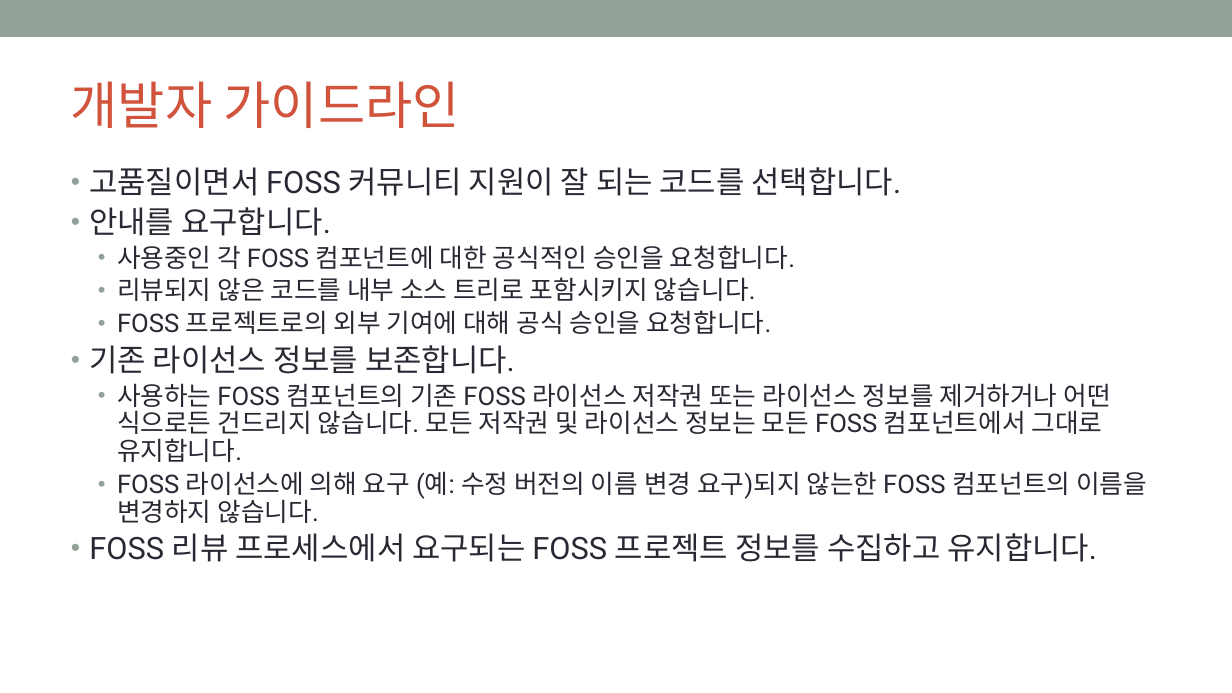
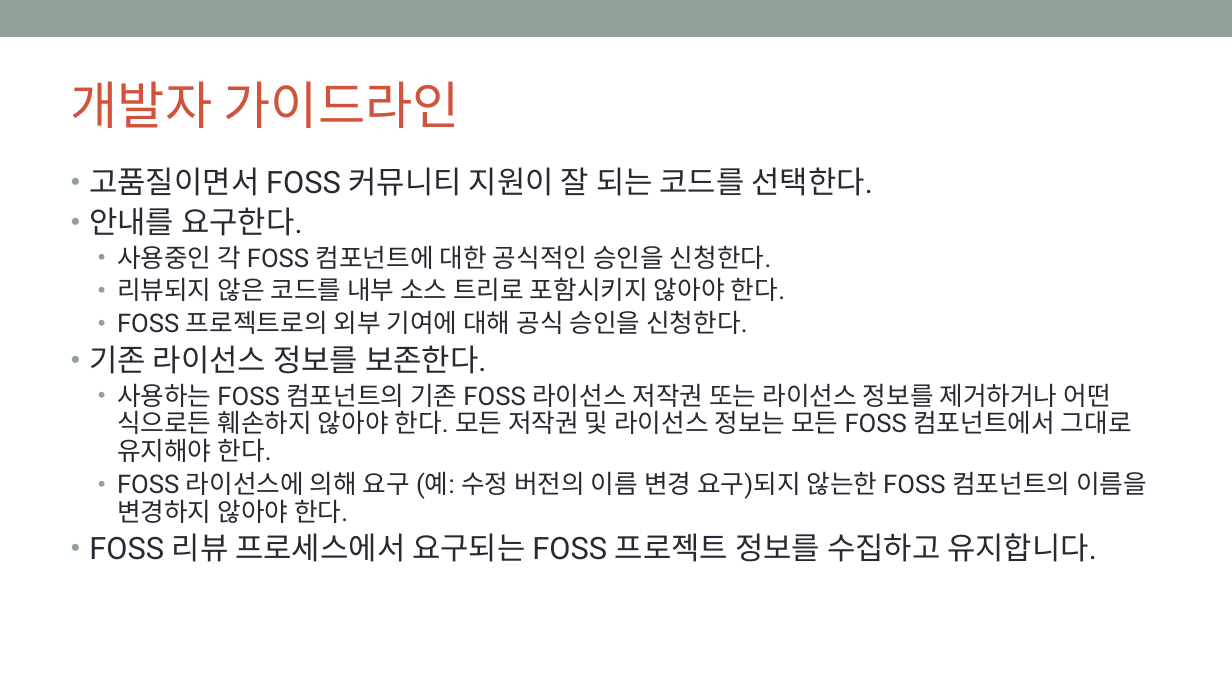
Before and after one commit to OpenChain-KWG/Curriculum-Translation-KR, a slide deck: slide 80 of target/slides/openchain-curriculum-for-1-1.pptx. Drawn at 1232x693 pixels with LibreOffice and Linux fonts; fonts in the diff are those of the drawing; background and template pictures are left out. Boxes give left, top, right and bottom in pixels: in the first picture for what was removed or moved away, otherwise in the second. Text is boxed around its words. In the diff, an @@ line names an element or a change of style, - is before the commit and + after.

```diff
--- a/target/slides/openchain-curriculum-for-1-1.pptx
+++ b/target/slides/openchain-curriculum-for-1-1.pptx
@@ text at box(89, 167, 1147, 523): text changed @@
-• 고품질이면서 FOSS 커뮤니티 지원이 잘 되는 코드를 선택합니다.
-• 안내를 요구합니다.
-  • 사용중인 각 FOSS 컴포넌트에 대한 공식적인 승인을 요청합니다.
-  • 리뷰되지 않은 코드를 내부 소스 트리로 포함시키지 않습니다.
-  • FOSS 프로젝트로의 외부 기여에 대해 공식 승인을 요청합니다.
-• 기존 라이선스 정보를 보존합니다.
-  • 사용하는 FOSS 컴포넌트의 기존 FOSS 라이선스 저작권 또는 라이선스 정보를 제거하거나 어떤 식으로든 건드리지 않습니다. 모든 저작권 및 라이선스 정보는 모든 FOSS 컴포넌트에서 그대로 유지합니다.
-  • FOSS 라이선스에 의해 요구 (예: 수정 버전의 이름 변경 요구)되지 않는한 FOSS 컴포넌트의 이름을 변경하지 않습니다.
+• 고품질이면서 FOSS 커뮤니티 지원이 잘 되는 코드를 선택한다.
+• 안내를 요구한다.
+  • 사용중인 각 FOSS 컴포넌트에 대한 공식적인 승인을 신청한다.
+  • 리뷰되지 않은 코드를 내부 소스 트리로 포함시키지 않아야 한다.
+  • FOSS 프로젝트로의 외부 기여에 대해 공식 승인을 신청한다.
+• 기존 라이선스 정보를 보존한다.
+  • 사용하는 FOSS 컴포넌트의 기존 FOSS 라이선스 저작권 또는 라이선스 정보를 제거하거나 어떤 식으로든 훼손하지 않아야 한다. 모든 저작권 및 라이선스 정보는 모든 FOSS 컴포넌트에서 그대로 유지해야 한다.
+  • FOSS 라이선스에 의해 요구 (예: 수정 버전의 이름 변경 요구)되지 않는한 FOSS 컴포넌트의 이름을 변경하지 않아야 한다.
```
Also in this commit, not shown: 13 other slides changed, 1 other file.
